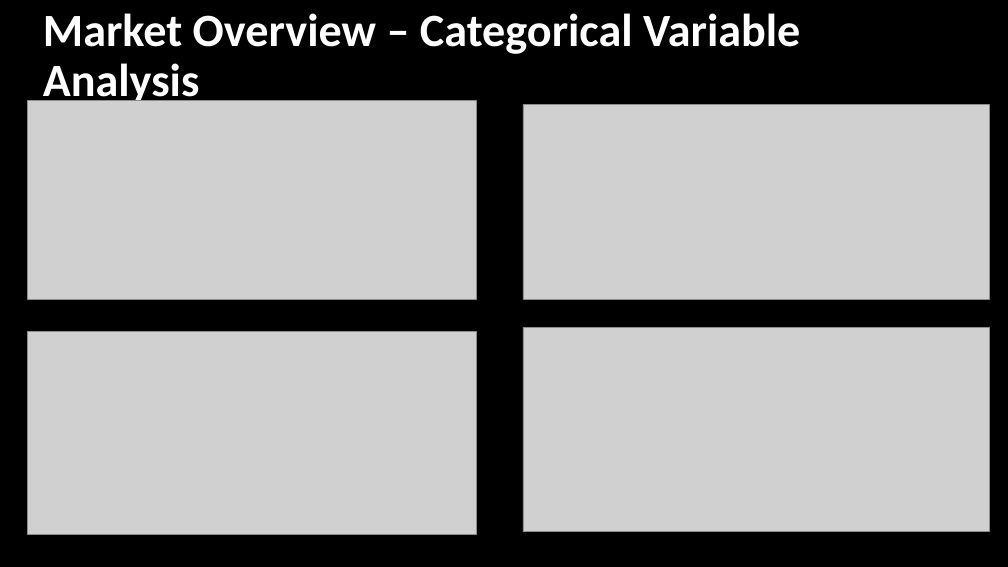
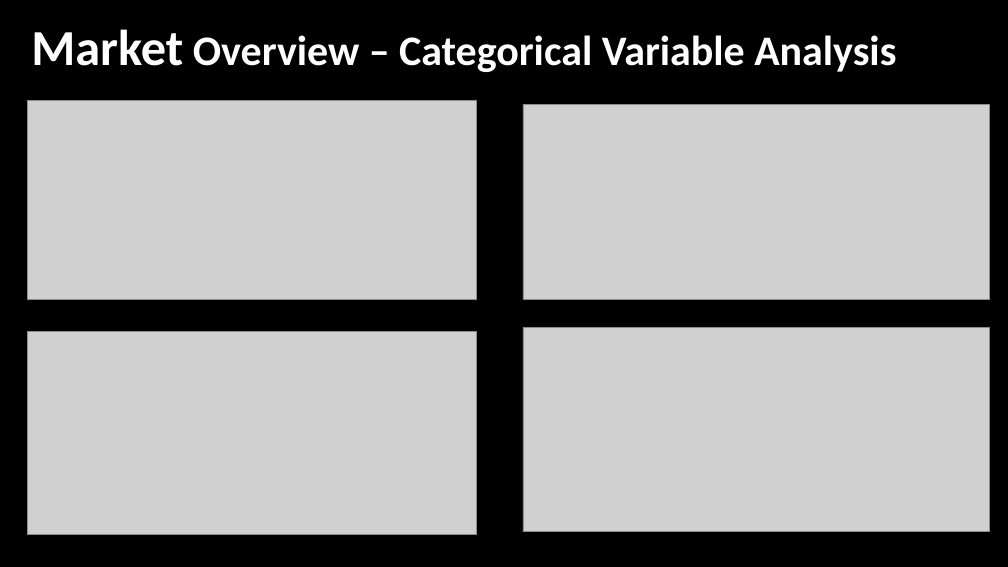
Before and after one commit to taimoorRazi/Bank-Marketing-Project, a slide deck: slide 10 of Week 11/Bank Marketing Campaign Presentation.pptx (slide 9 before the commit). Drawn at 1008x567 pixels with LibreOffice and Linux fonts; fonts in the diff are those of the drawing; grey boxes stand for pictures. Boxes give left, top, right and bottom in pixels: in the first picture for what was removed or moved away, otherwise in the second. Text is boxed around its words. In the diff, an @@ line names an element or a change of style, - is before the commit and + after.

Commit message:
Added categorical graph in PPT

```diff
--- a/Week 11/Bank Marketing Campaign Presentation.pptx
+++ b/Week 11/Bank Marketing Campaign Presentation.pptx
@@ title "Market Overview – Categorical Variable ...": place and size @@
-title "Market Overview – Categorical Variable ..." at box(43, 13, 800, 108)
+title "Market Overview – Categorical Variable ..." at box(31, 29, 896, 72)
@@ title "Market Overview – Categorical Variable ..." at box(31, 29, 896, 72): size 44 to 48 pt in "Market"; size 44 to 40 pt in "Overview – Categorical Variable Analysis" @@
```
Also in this commit, not shown: 18 other slides changed, 11 slides added, 2 slides removed.
